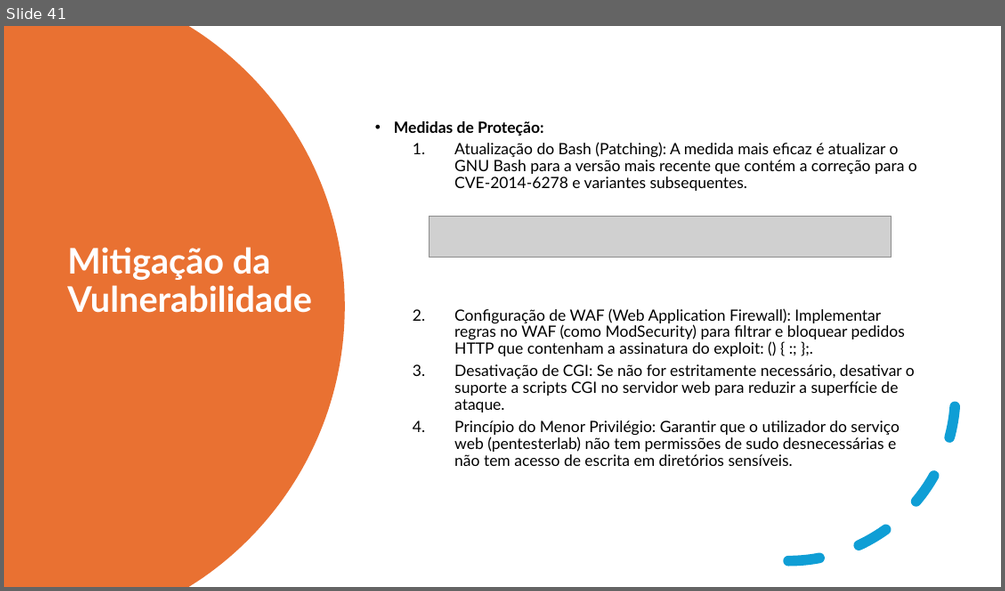
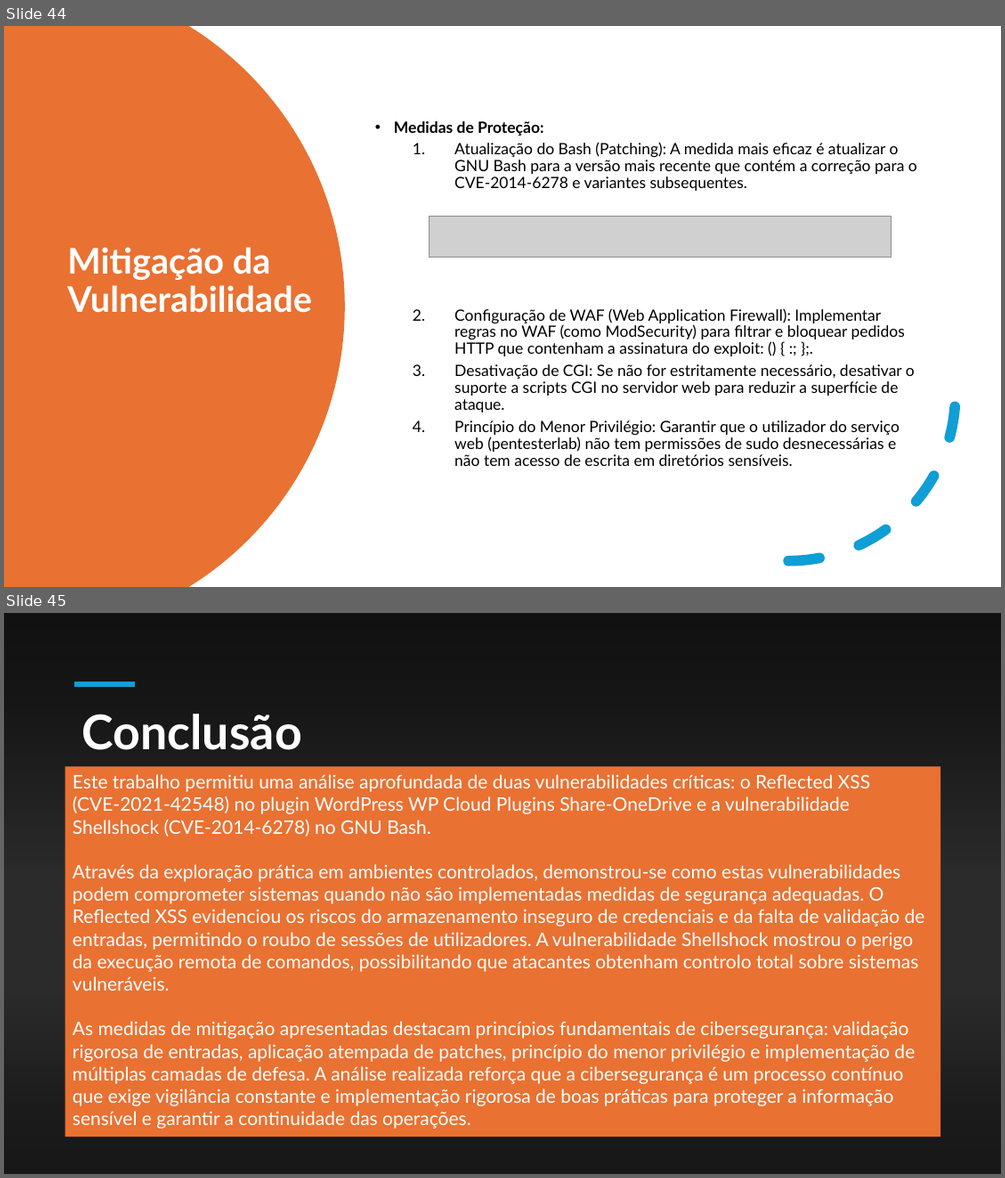
Before and after one commit to ATMD4/CiberWork, a slide deck: Análise de Vulnerabilidades.pptx. Shown one above the other, each under a label of ours: slide 41 before the commit, slides 44 and 45 after it. The pictures are 1005x591 and 1005x1178 pixels, drawn with LibreOffice and Linux fonts; fonts in the diff are those of the drawing; grey boxes stand for pictures; background and template pictures are left out; a plain dark background stands for a picture behind light text. Boxes give left, top, right and bottom in pixels: in the first picture for what was removed or moved away, otherwise in the second. Text is boxed around its words. In the diff, an @@ line names an element or a change of style, - is before the commit and + after.

```diff
--- a/Análise de Vulnerabilidades.pptx
+++ b/Análise de Vulnerabilidades.pptx
@@ slide 45 added at (4,613,1001,1174), background picture (left out) @@
@@ rectangle added at (4,613,1001,900), fill gradient #000000 @@
@@ line added from (75, 684) to (135, 684), #0F9ED5 4.5 pt @@
@@ title added at (82,714,302,750), 46 pt, text #FFFFFF, bold @@
+Conclusão
@@ rectangle added at (65,766,941,1136), fill #E97132, 18 pt, text #FFFFFF @@
+Este trabalho permitiu uma análise aprofundada de duas vulnerabilidades críticas: o Reflected XSS (CVE-2021-42548) no plugin WordPress WP Cloud Plugins Share-OneDrive e a vulnerabilidade Shellshock (CVE-2014-6278) no GNU Bash.
+Através da exploração prática em ambientes controlados, demonstrou-se como estas vulnerabilidades podem comprometer sistemas quando não são implementadas medidas de segurança adequadas. O Reflected XSS evidenciou os riscos do armazenamento inseguro de credenciais e da falta de validação de entradas, permitindo o roubo de sessões de utilizadores. A vulnerabilidade Shellshock mostrou o perigo da execução remota de comandos, possibilitando que atacantes obtenham controlo total sobre sistemas vulneráveis.
+As medidas de mitigação apresentadas destacam princípios fundamentais de cibersegurança: validação rigorosa de entradas, aplicação atempada de patches, princípio do menor privilégio e implementação de múltiplas camadas de defesa. A análise realizada reforça que a cibersegurança é um processo contínuo que exige vigilância constante e implementação rigorosa de boas práticas para proteger a informação sensível e garantir a continuidade das operações.
@@ rectangle added at (4,976,1001,1174), fill gradient #000000 @@
@@ what was slide 41 is now slide 44 @@
```
Also in this commit, not shown: 5 slides changed, 4 other slides added, 2 slides removed.
